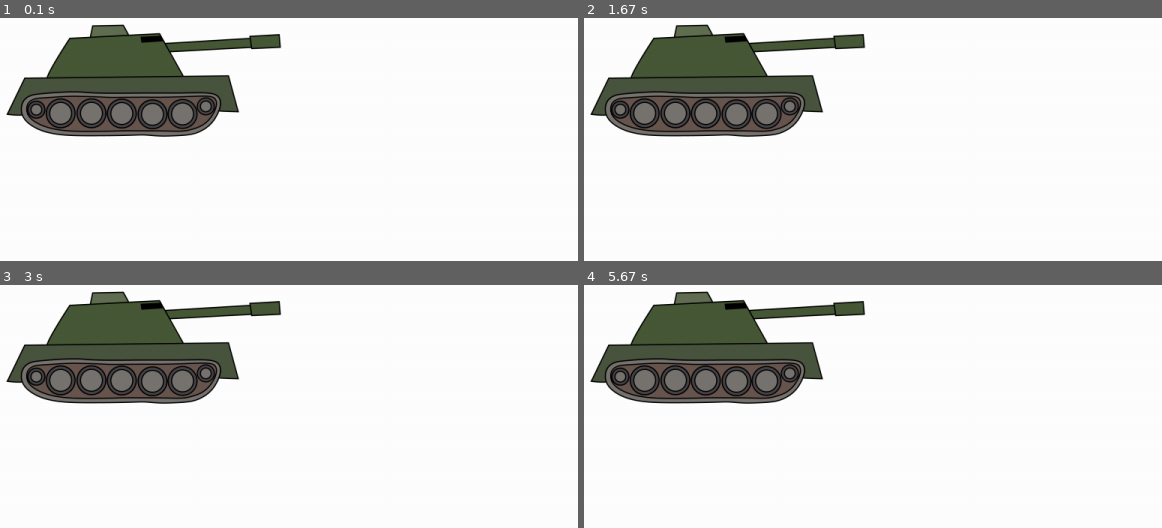
Above: before the commit, frames 1-4 (two rows, left to right).
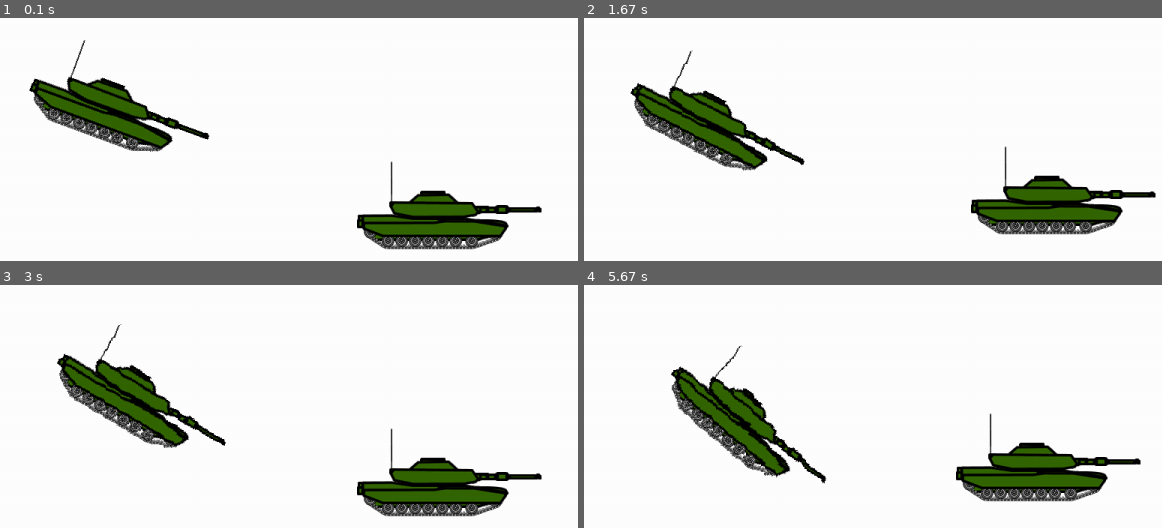
Above: after the commit, the same moments.

Repository: Samrocks58/coding-stuff
Game: pygame game, started from tank game.py
Two runs of this game, one before a commit and one after it. Both use one fixed random seed, a clock stepped at 60 frames per second and the inputs below.
Inputs:
- Up to frame 1 (0.1 s): no input
- Up to frame 2 (1.67 s): hold Right 0.33-0.8 s; hold Up 0.83-1.13 s; hold Right 1.17-1.63 s
- Up to frame 3 (3 s): hold Left 1.67-2.2 s; hold Down 2.23-2.53 s; hold Left 2.57-2.97 s
- Up to frame 4 (5.67 s): hold Up 3-3.37 s; hold Right 3.4-4.03 s; hold Down 4.07-4.43 s; hold Left 4.47-4.93 s; hold Right 4.97-5.43 s; hold Up from 5.47 s (still down)

The runs differ from the first frame. In frame 1, 19% of the frame differs, in the area x 1-94%, y 2-96%; in frame 2, 20%; in frame 3, 20%; in frame 4, 22%, in the area x 1-97%, y 2-90%.

Commit message:
better tank??

Diff:
--- a/tank game.py
+++ b/tank game.py
@@ -1,4 +1,4 @@
-import pygame
+import pygame, math
 from pygame.display import init as start
 
 pygame.init()
@@ -14,14 +14,47 @@
 screen = pygame.display.set_mode((width, height))#, depth=0, flags=pygame.FULLSCREEN)
 screen.fill(white)
 
-tank=pygame.image.load(r'non-program bulcrapo/cool_tank.png')
+tank=pygame.image.load(r'non-program bulcrapo/cooler_tank.gif')
+tank=pygame.transform.flip(tank, True, False)
+rect_x=tank.get_width()
+rect_y=tank.get_height()
+playerY=height//2-rect_y//2
+playerX=width//2-rect_x//2
+opponent_tank=tank
+opponentX=0
+opponentY=0
+current_degrees=0
+opponent_tank=pygame.transform.rotate(opponent_tank, math.degrees(math.atan(abs(opponentX-playerX)/abs(opponentY-playerY)))-90)
+current_degrees=math.degrees(math.atan(abs(opponentX-playerX)/abs(opponentY-playerY)))-90
+
 while True:
     screen.fill(white)
-    screen.blit(tank, (0, 0))
+    screen.blit(tank, (playerX, playerY))
+    screen.blit(opponent_tank, (opponentX, opponentY))
     for event in pygame.event.get():
         if event.type == pygame.QUIT:
             quit()
         if event.type == pygame.KEYDOWN:
             if event.key == pygame.K_q:
                 quit()
+            if event.key == pygame.K_LEFT:
+                playerX -= 20
+                new_angle=math.degrees(math.atan(abs(opponentX-playerX)/abs(opponentY-playerY)))-90
+                degrees_turning=current_degrees-new_angle
+                opponent_tank=pygame.transform.rotate(opponent_tank, degrees_turning)
+            if event.key == pygame.K_RIGHT:
+                playerX += 20
+                new_angle=math.degrees(math.atan(abs(opponentX-playerX)/abs(opponentY-playerY)))-90
+                degrees_turning=current_degrees-new_angle
+                opponent_tank=pygame.transform.rotate(opponent_tank, degrees_turning)
+            if event.key == pygame.K_UP:
+                playerY -= 20
+                new_angle=math.degrees(math.atan(abs(opponentX-playerX)/abs(opponentY-playerY)))-90
+                degrees_turning=current_degrees-new_angle
+                opponent_tank=pygame.transform.rotate(opponent_tank, degrees_turning)
+            if event.key == pygame.K_DOWN:
+                playerY += 20
+                new_angle=math.degrees(math.atan(abs(opponentX-playerX)/abs(opponentY-playerY)))-90
+                degrees_turning=current_degrees-new_angle
+                opponent_tank=pygame.transform.rotate(opponent_tank, degrees_turning)
     pygame.display.flip()
Binary file added: non-program bulcrapo/cooler_tank.gif
